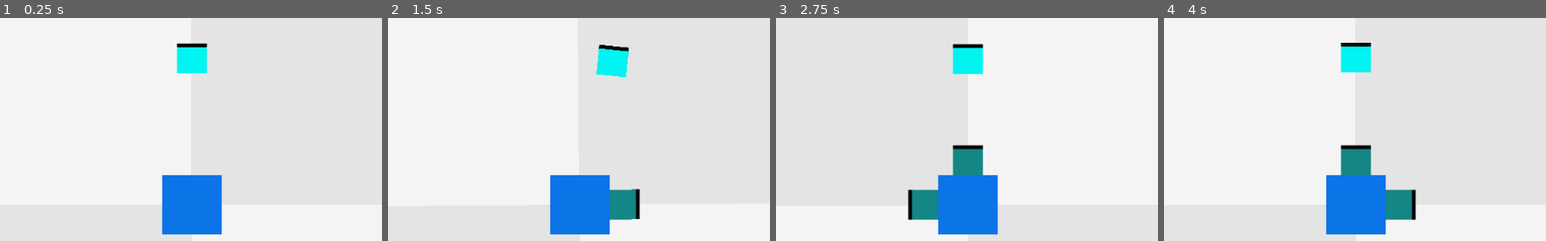
Above: before the commit, frames 1-4 (left to right).
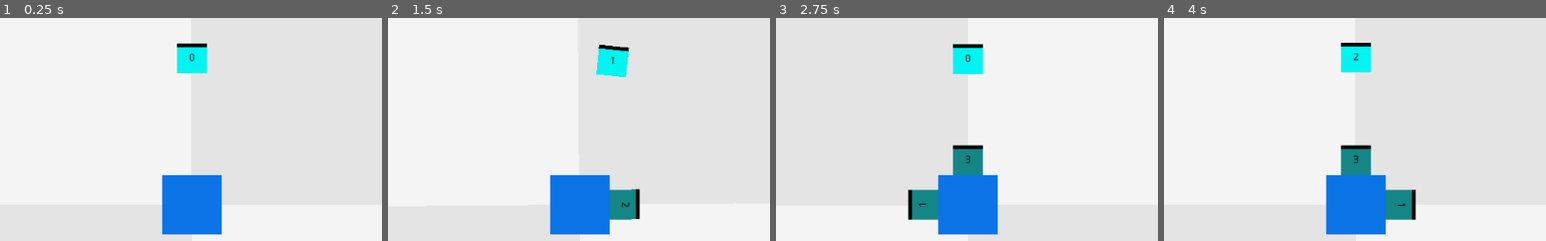
Above: after the commit, the same moments.

Repository: KeatonMueller/polymonous
Game: Godot game, scene res://MainScene.tscn
Same seed, same stepped clock (60 frames per second), same inputs: the game is played once before the commit and once after it.
Inputs:
- Up to frame 1 (0.25 s): no input
- Up to frame 2 (1.5 s): tap Enter at 0.5 s; hold Right (rot_right) 0.53-1.28 s; tap S (drop) at 0.6, 1.35 s; tap Space at 1.25 s; hold Left (rot_left) from 1.28 s (still down)
- Up to frame 3 (2.75 s): tap Enter at 2 s; release Left (rot_left) at 2.03 s; hold Right (rot_right) from 2.03 s (still down); tap S (drop) at 2.1 s
- Up to frame 4 (4 s): tap Space at 2.75 s; tap S (drop) at 2.85, 3.6 s; tap Enter at 3.5 s; release Right (rot_right) at 3.53 s; hold Left (rot_left) from 3.53 s (still down)
The pictures show only the part of the screen within x 25-75%, y 8-58%; the shares and areas given below are measured in that part.

The runs differ from the first frame. In frame 1, less than 0.1% of the frame differs, in the area x 49-51%, y 15-20%; in frame 2, less than 0.1%; in frame 3, less than 0.1%, in the area x 37-51%, y 16-85%; in frame 4, less than 0.1%.

Commit message:
add box values

Diff:
--- a/Box.gd
+++ b/Box.gd
@@ -1,9 +1,15 @@
 extends KinematicBody2D
 
 onready var color_rect: ColorRect = get_node("ColorRect");
+onready var label: Label = get_node("Label");
 var locked: bool = false;
 var radius: float = 20.0; # "radius" ie distance from center to midpoint of side
 
 func deactivate():
 	color_rect.color = Color("#158786");
 	locked = true;
+
+func set_value(val: int):
+	if not label:
+		label = get_node("Label");
+	label.text = str(val);
--- a/Box.tscn
+++ b/Box.tscn
@@ -93,5 +93,17 @@
 shape = SubResource( 1 )
 
 [node name="AnimationPlayer" type="AnimationPlayer" parent="."]
-anims/sway_left = SubResource( 4 )
+anims/sway_left = SubResource( 2 )
 anims/sway_right = SubResource( 3 )
+
+[node name="Label" type="Label" parent="."]
+margin_left = -10.0
+margin_top = -10.0
+margin_right = 10.0
+margin_bottom = 10.0
+custom_colors/font_color = Color( 0, 0, 0, 1 )
+align = 1
+valign = 1
+__meta__ = {
+"_edit_use_anchors_": false
+}
--- a/MainScene.gd
+++ b/MainScene.gd
@@ -24,6 +24,7 @@
 
 # nodes and resources
 const Box = preload("res://Box.tscn");
+const Utils = preload("res://Utils.gd");
 var tw: Tween;
 var base: StaticBody2D;
 var cam: Camera2D;
@@ -49,6 +50,7 @@
 var boxes: Dictionary = {};
 var last_dir: int;
 var timer_flag: int;
+var box_values: Array;
 
 func _ready():
 	tw = get_node("Tween");
@@ -56,6 +58,7 @@
 	cam = base.get_node("Camera2D");
 	timer = get_node("Timer");
 	calc_thetas(base.num_sides);
+	box_values = range(base.num_sides);
 	new_box();
 
 func _physics_process(delta):
@@ -106,17 +109,20 @@
 	curr_box.position.y = sin(theta_display) * (base.radius + curr_box.radius);
 	curr_box.deactivate();
 	# record dropped box
-	var key = approx(theta_display, PRECISION);
+	var key = Utils.approx(theta_display, PRECISION);
 	if boxes.has(key):
 		boxes[key].append(curr_box);
 	else:
 		boxes[key] = [curr_box];
 	# erase if all are populated
 	if boxes.size() == base.num_sides:
+		box_values = range(base.num_sides);
 		# erase on a timer
 		timer.set_wait_time(0.125);
 		timer.start();
 		timer_flag = TIMER_ACTION.ClearLayer;
+	elif box_values.size() == 0:
+		box_values = range(base.num_sides);
 
 func _on_Timer_timeout():
 	timer.stop();
@@ -135,6 +141,10 @@
 	curr_box.position.y = sin(theta_display) * curr_height;
 	curr_box.rotation = theta_calc;
 	call_deferred("add_child", curr_box);
+
+	var value = box_values[randi() % box_values.size()];
+	box_values.erase(value);
+	curr_box.set_value(value);
 
 
 func calc_thetas(num_sides: int):
@@ -148,7 +158,7 @@
 	var theta = -rot_delta;
 	# calculate all possible rotation values
 	for _i in range(num_sides + 2):
-		rotations.append(approx(theta, PRECISION));
+		rotations.append(Utils.approx(theta, PRECISION));
 		theta += rot_delta;
 	# record adjacent rotations
 	for i in range(num_sides + 1):
@@ -166,8 +176,9 @@
 	drop_vector.y = sin(theta_display) * -dist;
 	dropping = true;
 	# reset animation if it's running
-	anim.stop();
-	anim.seek(0, true);
+	if anim.is_playing():
+		anim.stop();
+		anim.seek(0, true);
 
 func rotate(rot_dir):
 	"""
@@ -177,7 +188,7 @@
 		- camera rotation
 	"""
 	# tween curr_box rotation
-	var box_rot = approx(curr_box.rotation, PRECISION);
+	var box_rot = Utils.approx(curr_box.rotation, PRECISION);
 	var next_box_rot = Adjacent[rot_dir][box_rot];
 	tw.interpolate_property(
 		curr_box,
@@ -189,7 +200,7 @@
 		Tween.EASE_IN_OUT
 	);
 	# tween theta_calc (which determines curr_box position)
-	var th = approx(theta_calc, PRECISION);
+	var th = Utils.approx(theta_calc, PRECISION);
 	var next_th = Adjacent[rot_dir][th];
 	tw.interpolate_property(
 		self,
@@ -201,7 +212,7 @@
 		Tween.EASE_IN_OUT
 	);
 	# tween camera rotation
-	var cam_rot = approx(cam.rotation, PRECISION);
+	var cam_rot = Utils.approx(cam.rotation, PRECISION);
 	var next_cam_rot = Adjacent[rot_dir][cam_rot];
 	tw.interpolate_property(
 		cam,
@@ -220,12 +231,12 @@
 func _on_Tween_tween_completed(object, key):
 	if object == curr_box and key == ":rotation":
 		# wrap rotation if outside of [0, 2PI]
-		var rot = approx(curr_box.rotation, PRECISION);
+		var rot = Utils.approx(curr_box.rotation, PRECISION);
 		if Wrap.has(rot):
 			curr_box.rotation = Wrap[rot];
 	elif object == self and key == ":theta_calc":
 		# wrap theta_calc if outside of [0, 2PI]
-		var th = approx(theta_calc, PRECISION);
+		var th = Utils.approx(theta_calc, PRECISION);
 		if Wrap.has(th):
 			theta_calc = Wrap[th];
 		theta_display = theta_calc + theta_offset;
@@ -236,14 +247,10 @@
 			anim.play("sway_right");
 	elif object == cam and key == ":rotation":
 		# wrap rotation if outside of [0, 2PI]
-		var rot = approx(cam.rotation, PRECISION);
+		var rot = Utils.approx(cam.rotation, PRECISION);
 		if Wrap.has(rot):
 			cam.rotation = Wrap[rot];
 
 func _on_Tween_tween_all_completed():
 	# set all tweening to false
 	tweening = false;
-
-func approx(num, precision):
-	# round to given number of decimals
-	return stepify(num, pow(10, -precision));
--- /dev/null
+++ b/Utils.gd
@@ -0,0 +1,4 @@
+
+# round number to specified number of digits
+static func approx(num: float, precision: int):
+    return stepify(num, pow(10, -precision));
Not shown: 1 places in Box.tscn that only renumber resources
